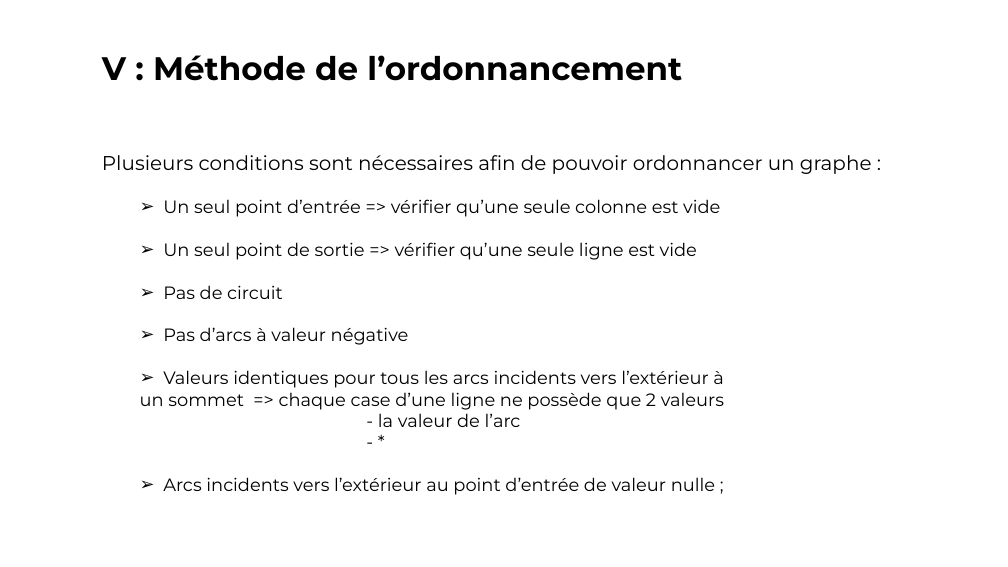
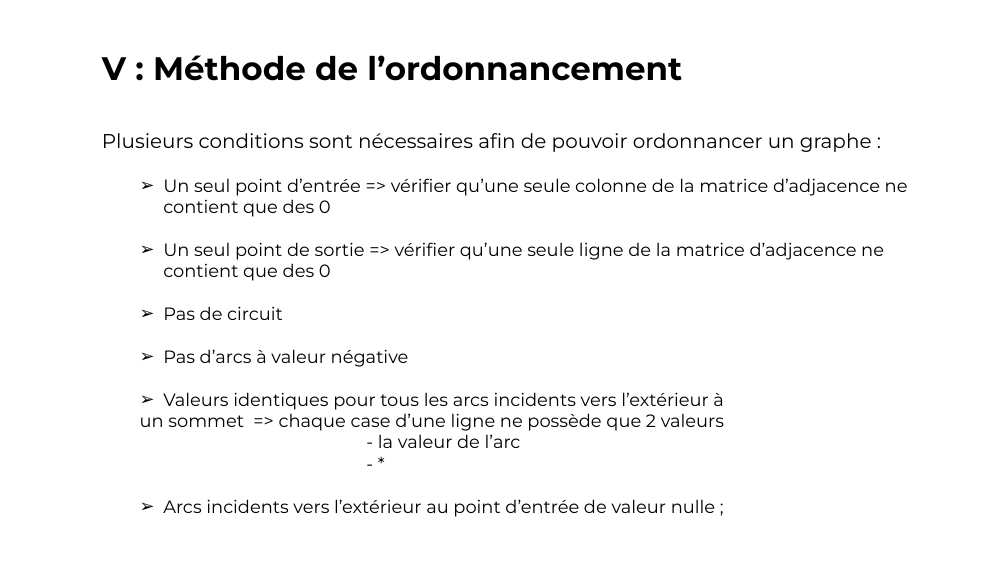
Before and after one commit to vincentdbs/ProjetTheorieDesGraphes, a slide deck: slide 11 of A4_Presentation.pptx (slide 6 before the commit). Drawn at 1008x567 pixels with LibreOffice and Linux fonts; fonts in the diff are those of the drawing. Boxes give left, top, right and bottom in pixels: in the first picture for what was removed or moved away, otherwise in the second. Text is boxed around its words. In the diff, an @@ line names an element or a change of style, - is before the commit and + after.

Commit message:
ppt

```diff
--- a/A4_Presentation.pptx
+++ b/A4_Presentation.pptx
@@ text "Plusieurs conditions sont nécessaires afin ...": place and size @@
-text "Plusieurs conditions sont nécessaires afin ..." at <box>102,155,872,495</box>
+text "Plusieurs conditions sont nécessaires afin ..." at <box>102,133,908,517</box>
@@ text at <box>163,178,908,281</box>: text changed @@
-  ➢ Un seul point d’entrée => vérifier qu’une seule colonne est vide
-  ➢ Un seul point de sortie => vérifier qu’une seule ligne est vide
+  ➢ Un seul point d’entrée => vérifier qu’une seule colonne de la matrice d’adjacence ne contient que des 0
+  ➢ Un seul point de sortie => vérifier qu’une seule ligne de la matrice d’adjacence ne contient que des 0
```
Also in this commit, not shown: 5 other slides changed, 5 slides added.
